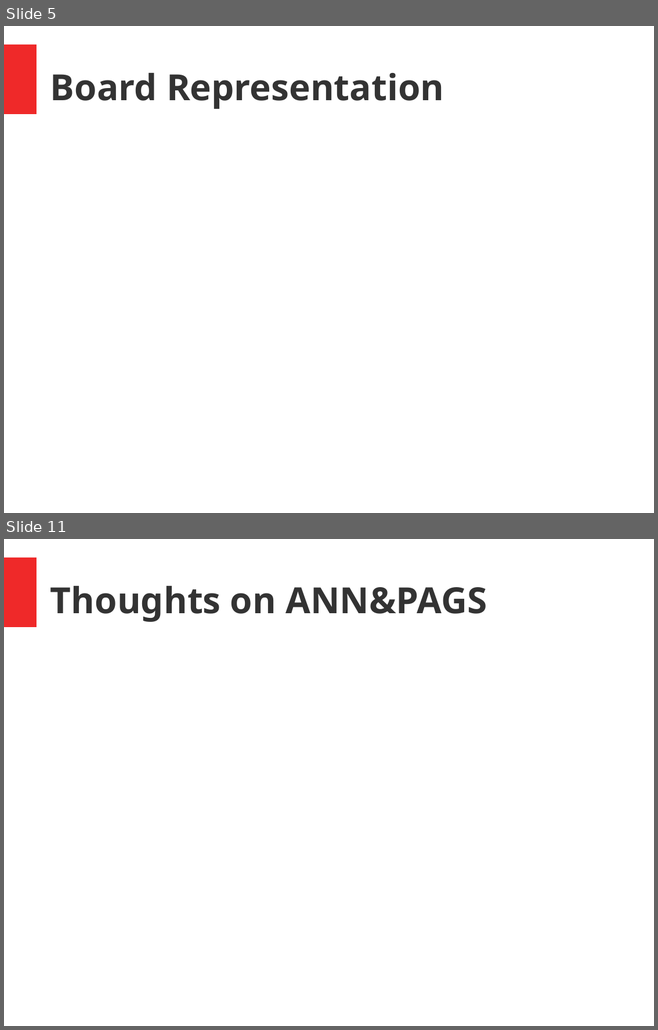
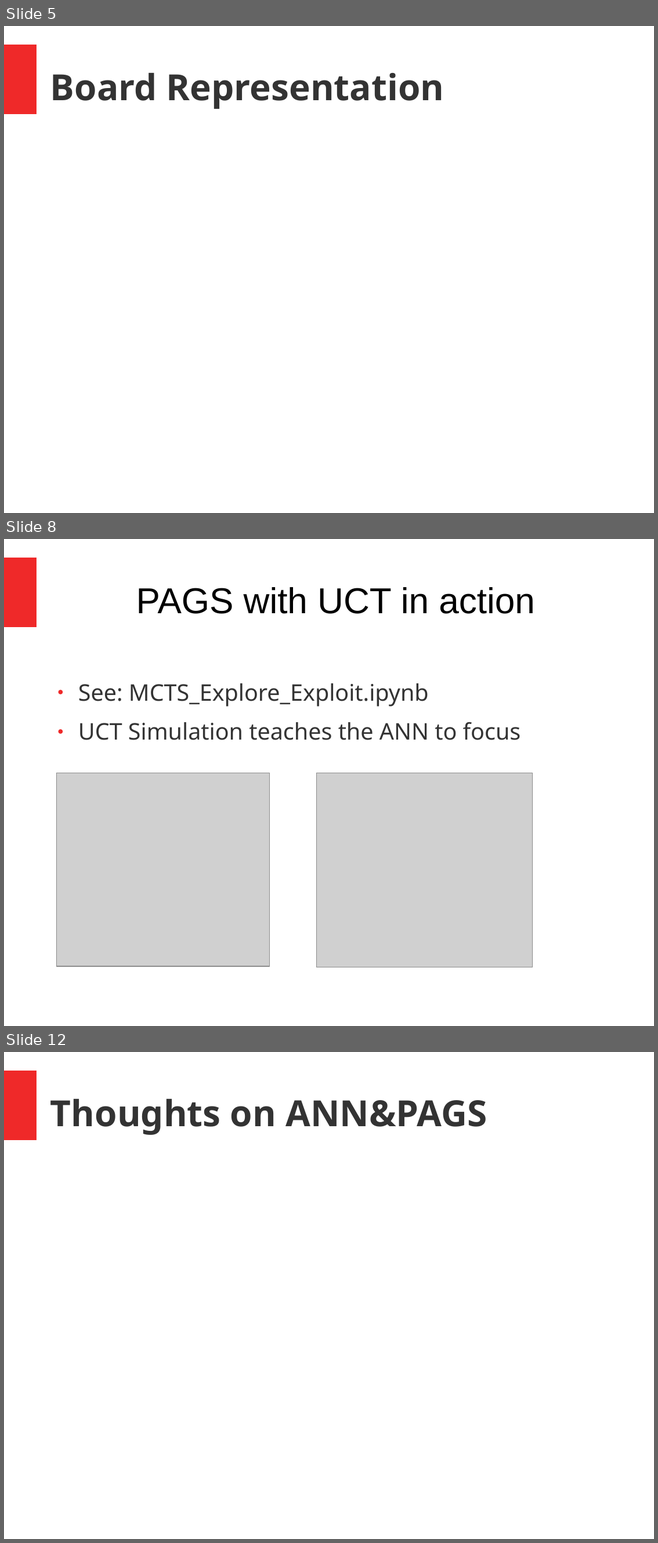
Before and after one commit to Project-Ellie/DeepGomoku, a slide deck: presentation/Alpha Epsilon meets Zühlke.pptx. Shown one above the other, each under a label of ours: slides 5 and 11 before the commit, slides 5, 8 and 12 after it; the slides between them are not shown. The pictures are 658x1030 and 658x1543 pixels, drawn with LibreOffice and Linux fonts; fonts in the diff are those of the drawing; grey boxes stand for pictures. Boxes give left, top, right and bottom in pixels: in the first picture for what was removed or moved away, otherwise in the second. Text is boxed around its words. In the diff, an @@ line names an element or a change of style, - is before the commit and + after.

```diff
--- a/presentation/Alpha Epsilon meets Zühlke.pptx
+++ b/presentation/Alpha Epsilon meets Zühlke.pptx
@@ slide 8 added at (4, 539, 654, 1026), background #FFFFFF; not listed: 1 template element that a slide beside it also shows @@
@@ text added at (136, 587, 535, 614), 44 pt, text #000000 @@
+PAGS with UCT in action
@@ text added at (78, 683, 521, 740), 28 pt, text #333333 @@
+● See: MCTS_Explore_Exploit.ipynb
+● UCT Simulation teaches the ANN to focus
@@ picture added at (56, 773, 269, 967) @@
@@ picture added at (317, 773, 532, 968) @@
@@ what was slide 11 is now slide 12 @@
```
Also in this commit, not shown: 2 slides changed.
